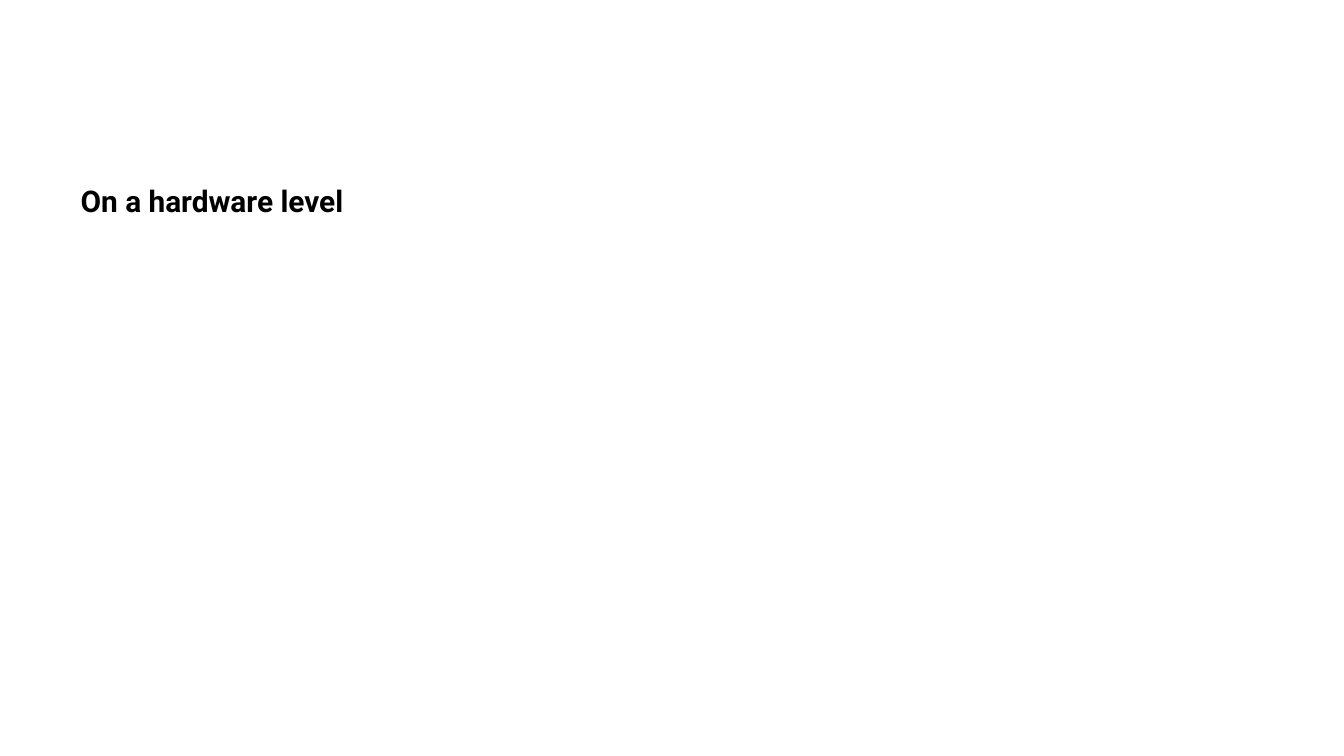
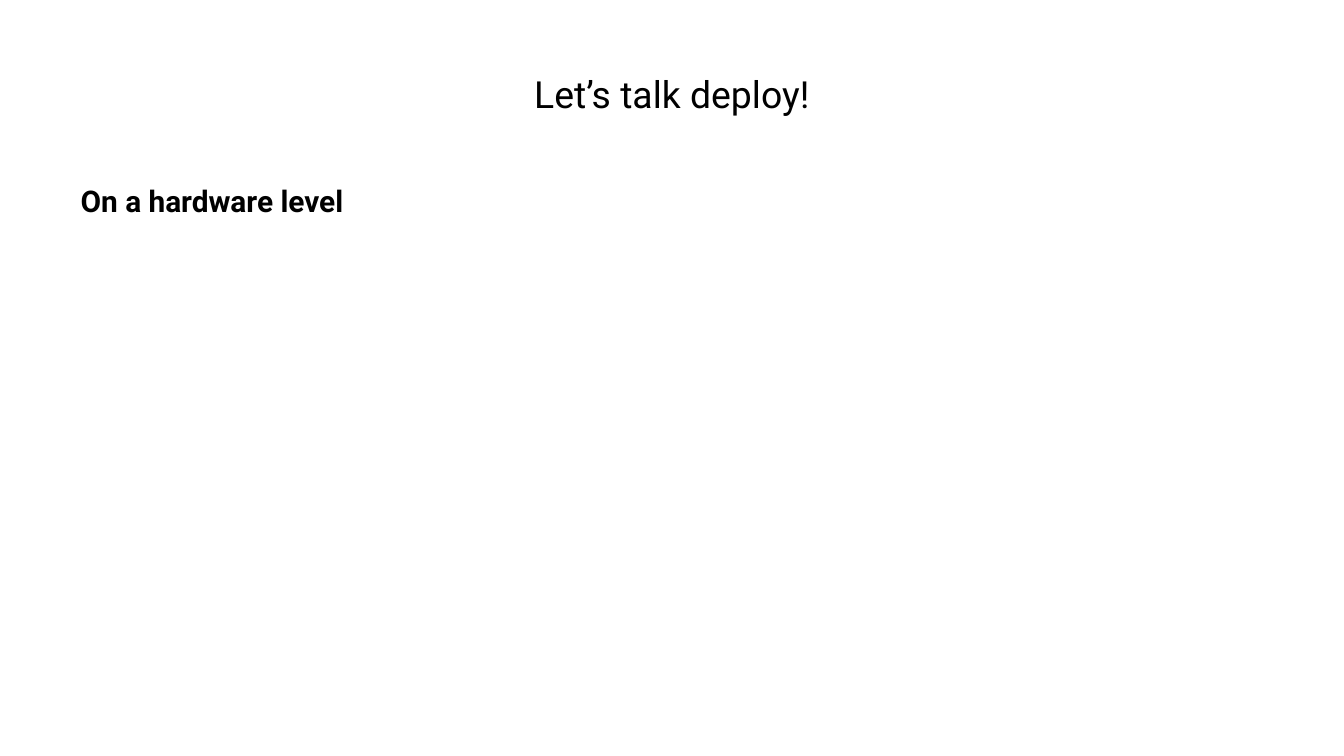
Before and after one commit to ManuelePasini/slides-markdown, a slide deck: slide 3 of dataplat_seminar.pptx. Drawn at 1344x756 pixels with LibreOffice and Linux fonts; fonts in the diff are those of the drawing. Boxes give left, top, right and bottom in pixels: in the first picture for what was removed or moved away, otherwise in the second. Text is boxed around its words. In the diff, an @@ line names an element or a change of style, - is before the commit and + after.

Commit message:
Deploying to gh-pages from @ ManuelePasini/slides-markdown@5f2facc293e106ca2346bac4dd88412594a11113 🚀

```diff
--- a/dataplat_seminar.pptx
+++ b/dataplat_seminar.pptx
@@ title added at (x1=534, y1=80, x2=809, y2=116), 20 pt, text #000000 @@
+Let’s talk deploy!
```
Also in this commit, not shown: 2 other slides changed, 2 other files.
